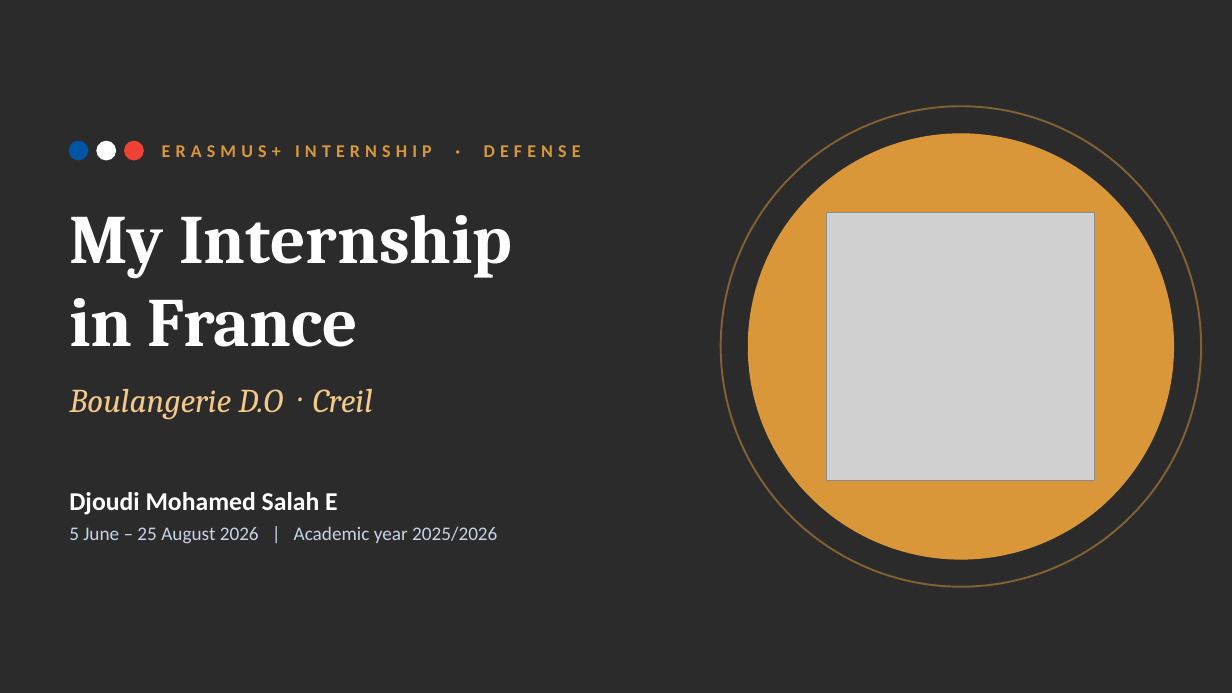
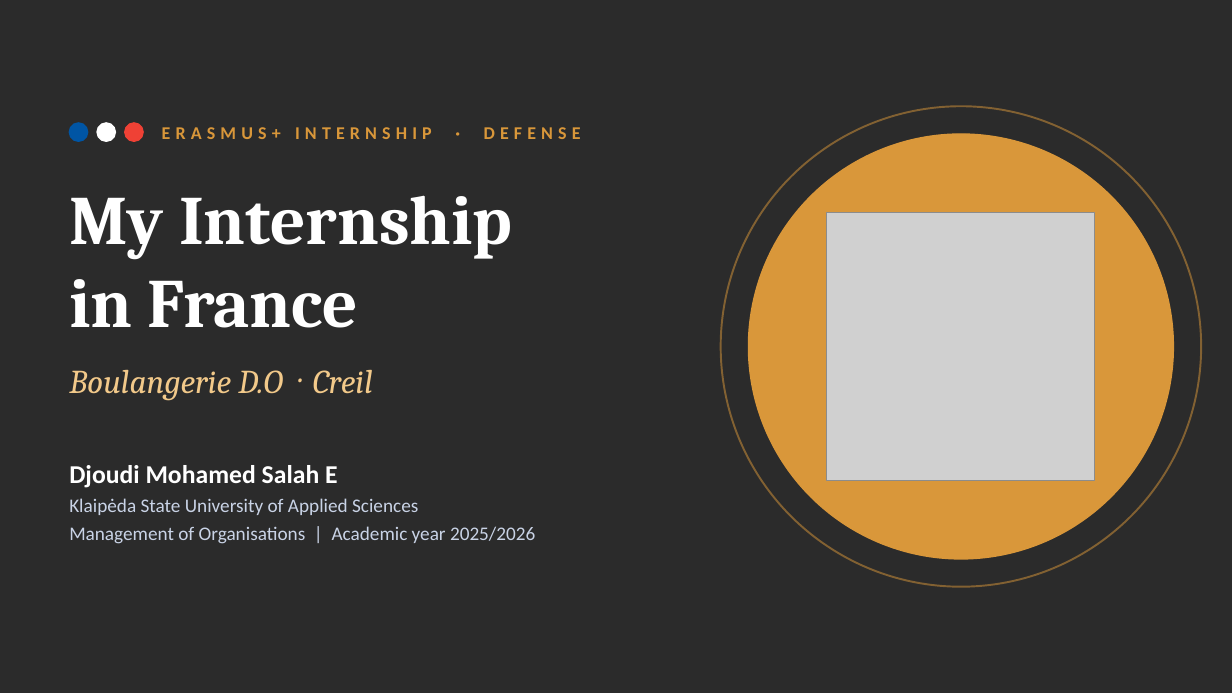
Before and after one commit to djoeeej/djoeeej, a slide deck: slide 1 of france-internship/Internship_France_Defense.pptx. Drawn at 1232x693 pixels with LibreOffice and Linux fonts; fonts in the diff are those of the drawing; grey boxes stand for pictures; background and template pictures are left out; a plain dark background stands for a picture behind light text. Boxes give left, top, right and bottom in pixels: in the first picture for what was removed or moved away, otherwise in the second. Text is boxed around its words. In the diff, an @@ line names an element or a change of style, - is before the commit and + after.

```diff
--- a/france-internship/Internship_France_Defense.pptx
+++ b/france-internship/Internship_France_Defense.pptx
@@ 3 texts, 3 ellipses moved together from (x1=69, y1=141, x2=581, y2=419) to (x1=69, y1=123, x2=581, y2=401) @@
@@ text "Djoudi Mohamed Salah E" moved from (x1=69, y1=492, x2=497, y2=544) to (x1=69, y1=465, x2=535, y2=544) @@
@@ text at (x1=69, y1=498, x2=535, y2=544): text changed @@
-5 June – 25 August 2026 | Academic year 2025/2026
+Klaipėda State University of Applied Sciences
+Management of Organisations | Academic year 2025/2026
```
Also in this commit, not shown: 10 other slides changed, 9 slides added, 2 slides removed, 2 other files.
